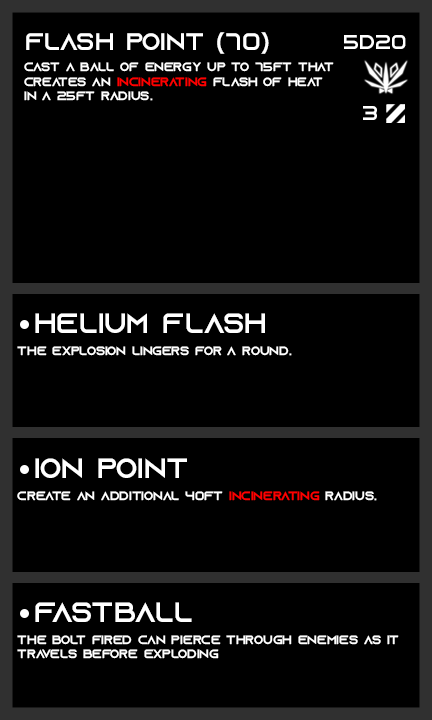
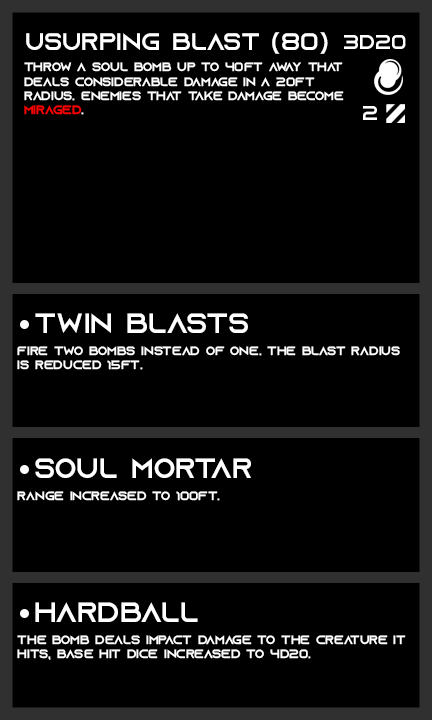
Two versions of the same layered image (w=432, h=720). Layer-by-layer changes:
painted on "AP" over <box>363,106,377,120</box>
hid "Beamcasting" over <box>363,59,409,95</box>
added layer "Soulstitching" in group "Affinity" over <box>374,59,403,95</box>
renamed "5d20" to "3d20", painted on it over <box>344,35,358,44</box>
painted on "archetype" over <box>24,62,344,115</box>
renamed "flash point (70)" to "usurping blast (80)", painted on it over <box>26,32,328,54</box>
renamed "the explosion lingers for a round." to "fire two bombs instead of one. the blast radius is reduced 15f", painted on it over <box>17,346,400,370</box>
renamed "helium flash" to "twin blasts", painted on it over <box>35,313,265,333</box>
renamed "create an additional 40ft incinerating radius." to "range increased to 100ft.", painted on it over <box>17,491,377,501</box>
renamed "ion point" to "soul mortar", painted on it over <box>35,458,251,478</box>
renamed "the bolt fired can pierce through enemies as it travels before" to "the bomb deals impact damage to the creature it hits, base hit", painted on it over <box>17,635,406,660</box>
renamed "fastball" to "hardball", painted on it over <box>35,602,198,622</box>
